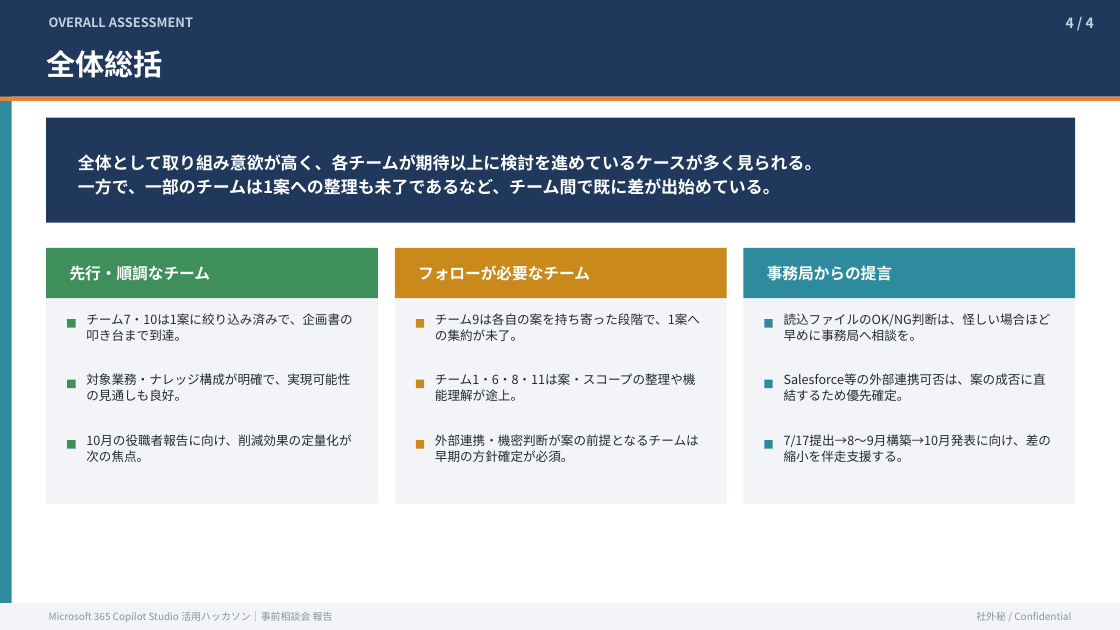
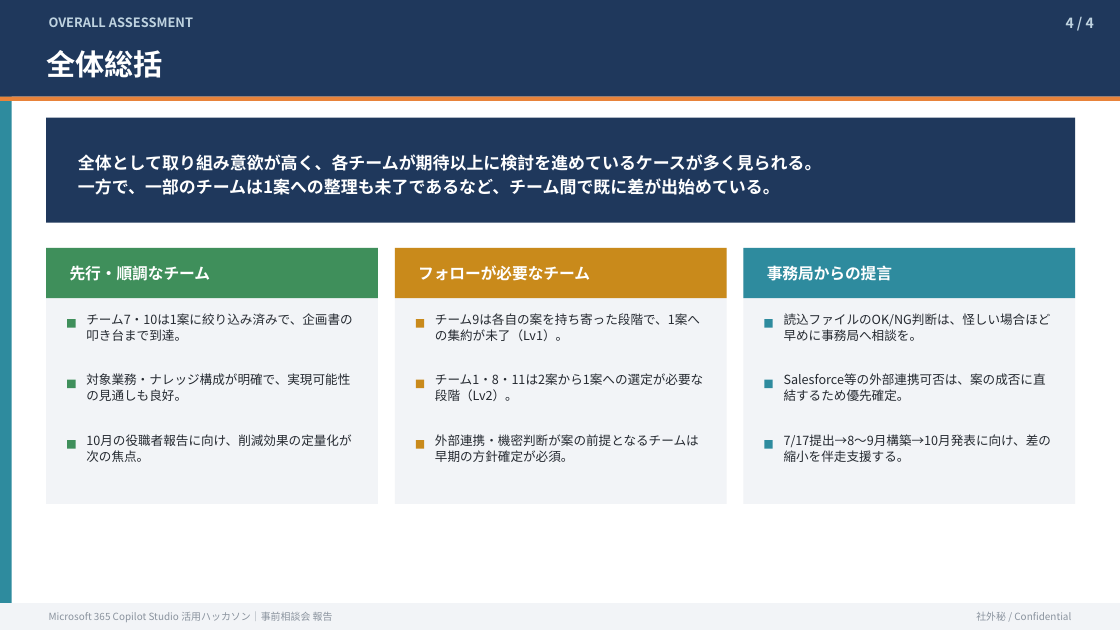
Before and after one commit to takuyanakamura881awc-beep/awc-naka881-repo, a slide deck: slide 4 of reports/CopilotStudio_ハッカソン_事前相談会報告.pptx. Drawn at 1120x630 pixels with LibreOffice and Linux fonts; fonts in the diff are those of the drawing. Boxes give left, top, right and bottom in pixels: in the first picture for what was removed or moved away, otherwise in the second. Text is boxed around its words. In the diff, an @@ line names an element or a change of style, - is before the commit and + after.

```diff
--- a/reports/CopilotStudio_ハッカソン_事前相談会報告.pptx
+++ b/reports/CopilotStudio_ハッカソン_事前相談会報告.pptx
@@ text at box(435, 313, 700, 341): text changed @@
-チーム9は各自の案を持ち寄った段階で、1案への集約が未了。
+チーム9は各自の案を持ち寄った段階で、1案への集約が未了（Lv1）。
@@ text at box(435, 373, 703, 401): text changed @@
-チーム1・6・8・11は案・スコープの整理や機能理解が途上。
+チーム1・8・11は2案から1案への選定が必要な段階（Lv2）。
```
Also in this commit, not shown: 1 other slide changed, 1 other file.
